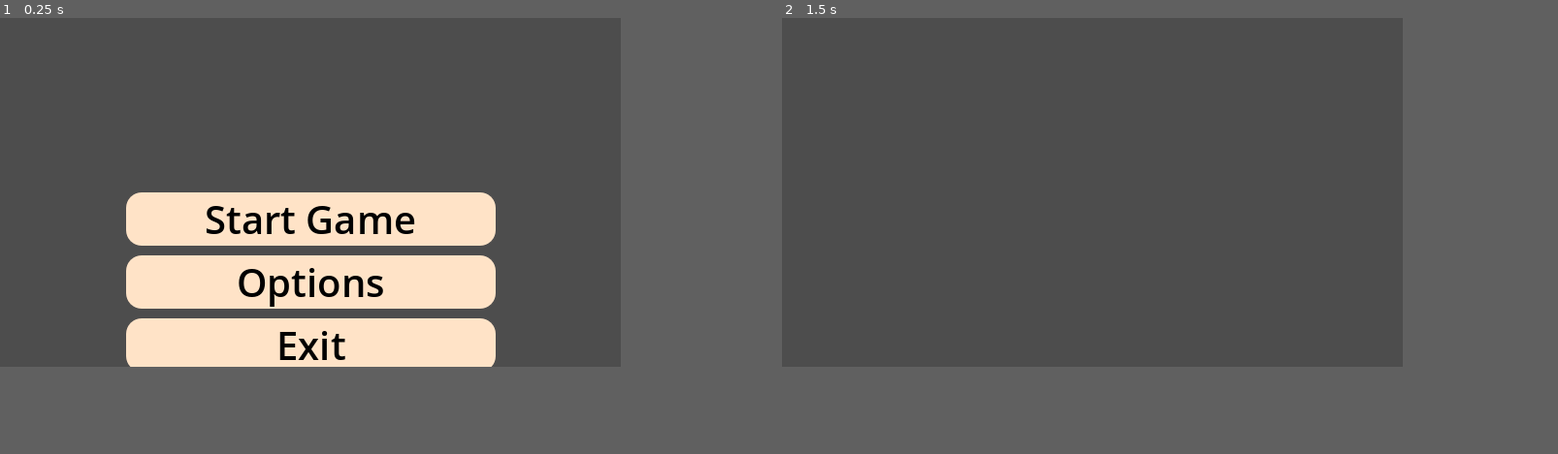
Above: before the commit, frames 1-2 (left to right).
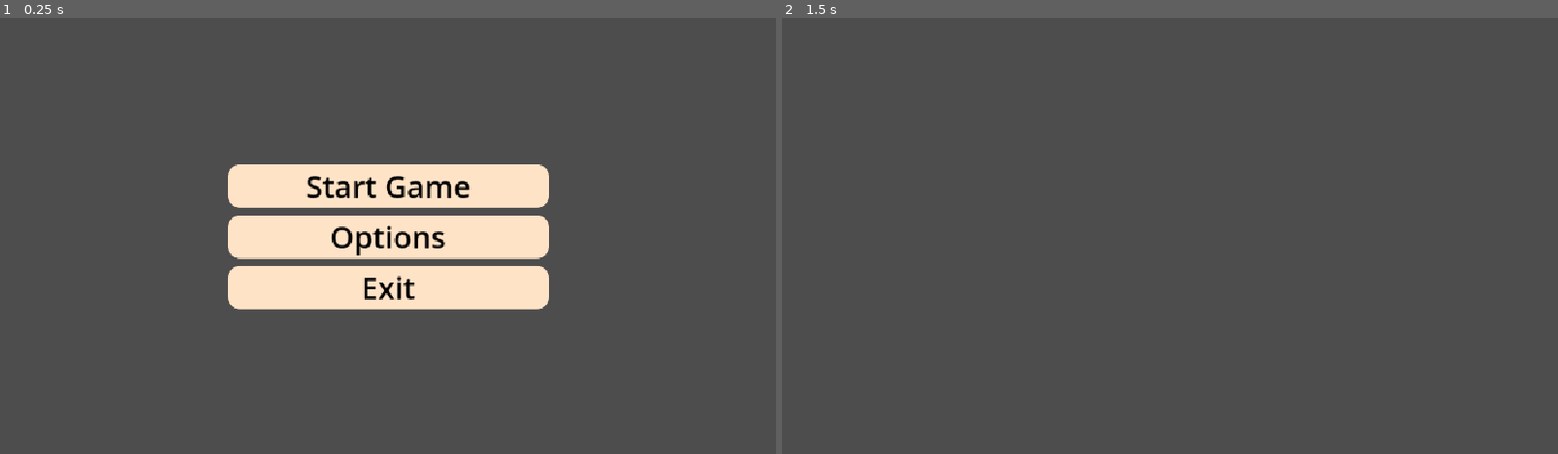
Above: after the commit, the same moments.

Repository: videogamesrockp/Mongol-Conquest
Game: Godot game, scene res://main_menu.tscn
The game is run twice, just before and just after one commit, with the same random seed, the same clock (stepped at 60 frames per second) and the same inputs.
Inputs:
- Up to frame 1 (0.25 s): no input
- Up to frame 2 (1.5 s): click "Start Game" at 0.5 s; tap Enter at 1.25 s
In our replay, the window is 640x360 before the commit and 800x450 after it. These sizes can differ from the game's own. Grey fills any space a smaller window leaves; there, only what the larger window draws over its background counts as a difference.

The runs differ from the first frame. In frame 1, 16% of the frame differs, in the area x 16-71%, y 33-80%; in frame 2, only the window size differs.

Commit message:
fix stuff

Diff:
--- a/game/main_menu.tscn
+++ b/game/main_menu.tscn
@@ -16,6 +16,10 @@
 anchor_top = 0.5
 anchor_right = 0.5
 anchor_bottom = 0.5
+offset_left = -512.0
+offset_top = -288.0
+offset_right = 512.0
+offset_bottom = 288.0
 grow_horizontal = 2
 grow_vertical = 2
 size_flags_horizontal = 4
@@ -23,13 +27,17 @@
 
 [node name="VBoxContainer" type="VBoxContainer" parent="."]
 layout_mode = 1
-anchors_preset = 5
+anchors_preset = 8
 anchor_left = 0.5
+anchor_top = 0.5
 anchor_right = 0.5
-offset_left = -190.5
-offset_right = 190.5
-offset_bottom = 185.0
+anchor_bottom = 0.5
+offset_left = -212.0
+offset_top = -92.5
+offset_right = 212.0
+offset_bottom = 92.5
 grow_horizontal = 2
+grow_vertical = 2
 theme_override_constants/separation = 10
 
 [node name="StartButton" type="Button" parent="VBoxContainer"]
--- a/game/project.godot
+++ b/game/project.godot
@@ -17,8 +17,8 @@
 
 [display]
 
-window/size/viewport_width=640
-window/size/viewport_height=360
+window/size/viewport_width=1024
+window/size/viewport_height=576
 window/stretch/mode="canvas_items"
 
 [rendering]
